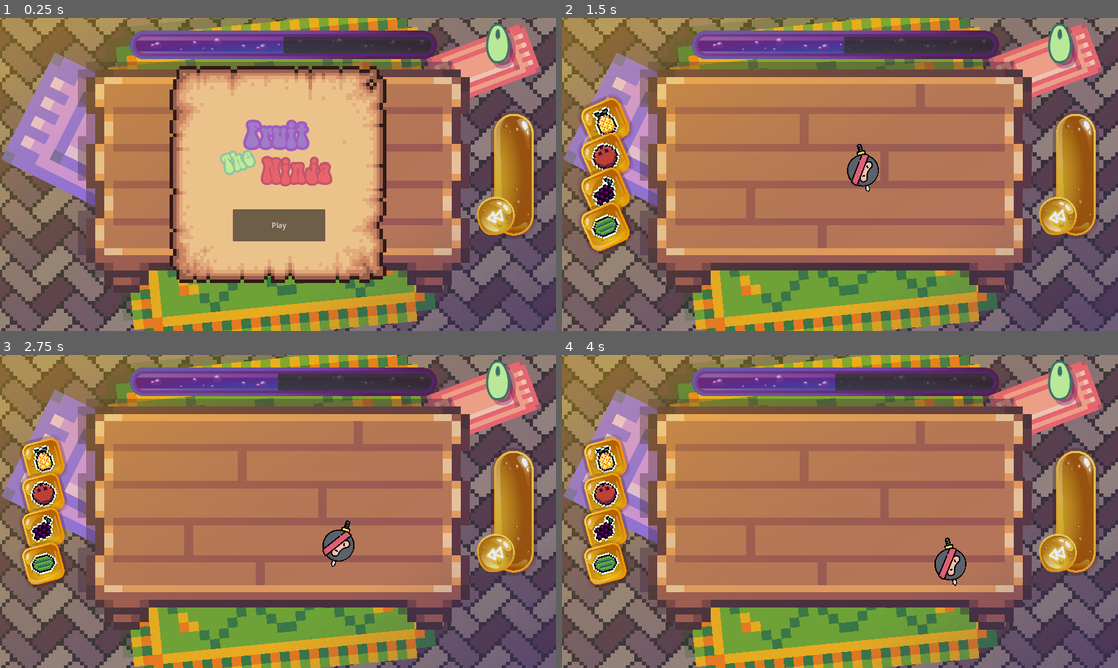
Above: before the commit, frames 1-4 (two rows, left to right).
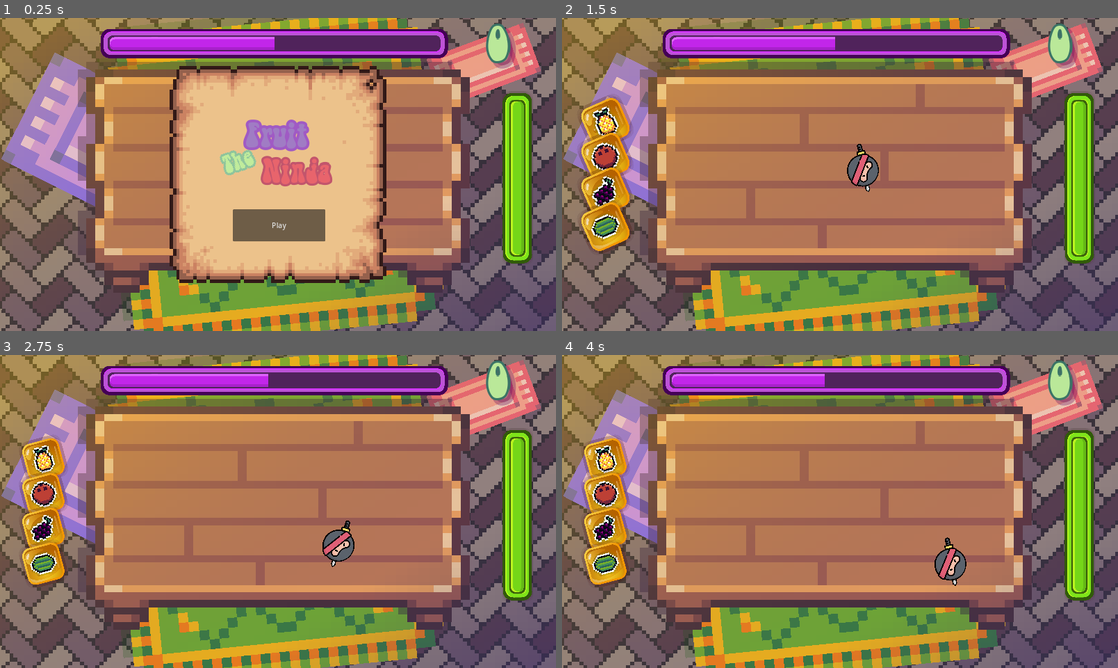
Above: after the commit, the same moments.

Repository: alexg-lviv/FruitTheNinja
Game: Godot game, scene res://src/GameField/MainScene.tscn
Two runs of this game, one before a commit and one after it. Both use one fixed random seed, a clock stepped at 60 frames per second and the inputs below.
Inputs (mouse positions are in pixels of both pictures, inside the frame that each line leads up to):
- Up to frame 1 (0.25 s): no input
- Up to frame 2 (1.5 s): click "Play" at 0.5 s; click (606, 121) at 1.27 s
- Up to frame 3 (2.75 s): click (44, 458) at 2.02 s
- Up to frame 4 (4 s): click (606, 458) at 2.77 s; move the mouse to (962, 495) at 3.52 s; press the mouse at (962, 495) at 3.53 s

The runs differ from the first frame. In frame 1, 9.6% of the frame differs, in the area x 18-97%, y 3-79%; in frame 2, 9.6%; in frame 3, 9.6%; in frame 4, 9.6%.

Commit message:
change progresses

Diff:
--- a/src/GameField/MainScene.tscn
+++ b/src/GameField/MainScene.tscn
@@ -10,20 +10,18 @@
 [ext_resource type="Texture2D" uid="uid://dqmveqs4yxhti" path="res://assets/backgrounds/score.png" id="6_bm08y"]
 [ext_resource type="Texture2D" uid="uid://dru1bf1f6v1xd" path="res://assets/backgrounds/smol_carpet.png" id="6_hc4tc"]
 [ext_resource type="Shader" path="res://src/UI/shadow_uniform.gdshader" id="7_a45ss"]
-[ext_resource type="Texture2D" uid="uid://bt7sexmkieosl" path="res://assets/butts/bbar_2.png" id="7_ldkyv"]
-[ext_resource type="Texture2D" uid="uid://yrbcvwshhrv8" path="res://assets/butts/bbar_1.png" id="8_pwgk6"]
-[ext_resource type="Texture2D" uid="uid://hoob3gcbgyn1" path="res://assets/butts/purple_bar_dark_inside.png" id="10_1gpi3"]
-[ext_resource type="Texture2D" uid="uid://cnj0a2fewj53i" path="res://assets/butts/icon.png" id="10_grbsc"]
-[ext_resource type="Texture2D" uid="uid://dkmytpbup7fwx" path="res://assets/butts/purple_bar_frame.png" id="10_or3n4"]
+[ext_resource type="Texture2D" uid="uid://4ljabn6cn2ew" path="res://assets/butts/green_bg.png" id="10_mdowm"]
 [ext_resource type="PackedScene" uid="uid://crn3rf6fql7yv" path="res://src/Effects/SlowMoEffect/SlowMoEffect.tscn" id="11_0i5gp"]
-[ext_resource type="Texture2D" uid="uid://cv66hdbnwg8tc" path="res://assets/butts/purple_bar_inside.png" id="11_mbdww"]
-[ext_resource type="Texture2D" uid="uid://dmmhuhrc3aeyk" path="res://assets/butts/white_progress.png" id="13_cpx6l"]
+[ext_resource type="Texture2D" uid="uid://cwjv2tkiea8dy" path="res://assets/butts/green_fg.png" id="11_c2f37"]
+[ext_resource type="Texture2D" uid="uid://cwokqxqkb5jil" path="res://assets/butts/purple_bg (1).png" id="13_0yrib"]
 [ext_resource type="AudioStream" uid="uid://nfe4gqc5mmlw" path="res://assets/sound/main_theme.mp3" id="13_i32sq"]
 [ext_resource type="AudioStream" uid="uid://ivt3wq4v43hr" path="res://assets/sound/whoosh.mp3" id="14_dq7sr"]
-[ext_resource type="PackedScene" uid="uid://ooa5yatnjvtm" path="res://src/UI/ReStartMenu.tscn" id="16_74gi2"]
+[ext_resource type="Texture2D" uid="uid://by0rttjqec8xm" path="res://assets/butts/purple_fg (1).png" id="14_kp7ua"]
+[ext_resource type="Texture2D" uid="uid://yjoivmarphjo" path="res://assets/butts/purple_white (1).png" id="15_dagkd"]
+[ext_resource type="PackedScene" uid="uid://y0waw7xow5wy" path="res://src/UI/ReStartMenu.tscn" id="16_74gi2"]
 [ext_resource type="PackedScene" uid="uid://cn2jakqvd7uo8" path="res://src/UI/ScoreLabel.tscn" id="17_7xhf0"]
 [ext_resource type="AudioStream" uid="uid://did4nbqxpep0f" path="res://assets/sound/click.mp3" id="20_ch82q"]
-[ext_resource type="PackedScene" uid="uid://b6dxm3drhhceh" path="res://src/UI/StartMenu.tscn" id="21_m5yun"]
+[ext_resource type="PackedScene" uid="uid://bcjb1fl863ih7" path="res://src/UI/StartMenu.tscn" id="21_m5yun"]
 
 [sub_resource type="ShaderMaterial" id="ShaderMaterial_3y4aj"]
 shader = ExtResource("4_7j0s5")
@@ -274,64 +272,45 @@
 anchor_left = 1.0
 anchor_right = 1.0
 anchor_bottom = 1.0
-offset_left = -280.0
-offset_top = -138.0
-offset_right = 87.0
-offset_bottom = 138.0
+offset_left = -206.0
+offset_top = 32.0
+offset_right = 1794.0
+offset_bottom = 308.0
 grow_horizontal = 0
 grow_vertical = 2
-scale = Vector2(0.3, 0.3)
+rotation = -1.5708
+scale = Vector2(0.2, 0.2)
 pivot_offset = Vector2(183, 498)
 max_value = 1.0
 step = 0.001
 value = 0.5
-fill_mode = 3
-texture_under = ExtResource("7_ldkyv")
-texture_progress = ExtResource("8_pwgk6")
-
-[node name="TextureRect" type="TextureRect" parent="SlowmoProgress"]
-layout_mode = 1
-anchors_preset = 7
-anchor_left = 0.5
-anchor_top = 1.0
-anchor_right = 0.5
-anchor_bottom = 1.0
-offset_left = -337.167
-offset_top = -288.0
-offset_right = -14.1667
-offset_bottom = 30.0001
-grow_horizontal = 2
-grow_vertical = 0
-rotation = -0.300517
-texture = ExtResource("10_grbsc")
-expand_mode = 1
-stretch_mode = 5
+texture_under = ExtResource("10_mdowm")
+texture_progress = ExtResource("11_c2f37")
 
 [node name="LifetimeProgress" type="TextureProgressBar" parent="."]
 layout_mode = 1
 anchors_preset = 5
 anchor_left = 0.5
 anchor_right = 0.5
-offset_left = -706.0
-offset_top = 29.0
-offset_right = 709.0
-offset_bottom = 162.0
-grow_horizontal = 2
-scale = Vector2(0.5, 0.5)
+offset_left = -992.0
+offset_top = 24.0
+offset_right = 3008.0
+offset_bottom = 373.0
+grow_horizontal = 2
+scale = Vector2(0.2, 0.2)
 pivot_offset = Vector2(730, 2.08165e-12)
 max_value = 1000.0
 step = 0.01
 value = 500.0
-texture_under = ExtResource("10_1gpi3")
-texture_over = ExtResource("10_or3n4")
-texture_progress = ExtResource("11_mbdww")
+texture_under = ExtResource("13_0yrib")
+texture_progress = ExtResource("14_kp7ua")
 
 [node name="TextureRect" type="TextureRect" parent="LifetimeProgress"]
 modulate = Color(1, 1, 1, 0)
 layout_mode = 0
 offset_right = 40.0
 offset_bottom = 40.0
-texture = ExtResource("13_cpx6l")
+texture = ExtResource("15_dagkd")
 
 [node name="LifetimePlayer" type="AnimationPlayer" parent="."]
 root_node = NodePath("../LifetimeProgress")
Binary file added: assets/butts/green_bg.png
Not shown, added: assets/butts/green_bg.png.import
Binary file added: assets/butts/green_fg.png
Not shown, added: assets/butts/green_fg.png.import
Binary file added: assets/butts/purple_bg (1).png
Not shown, added: assets/butts/purple_bg (1).png.import
Binary file added: assets/butts/purple_fg (1).png
Not shown, added: assets/butts/purple_fg (1).png.import
Binary file added: assets/butts/purple_white (1).png
Not shown, added: assets/butts/purple_white (1).png.import
Not shown: 1 places in src/GameField/MainScene.tscn that only renumber resources
